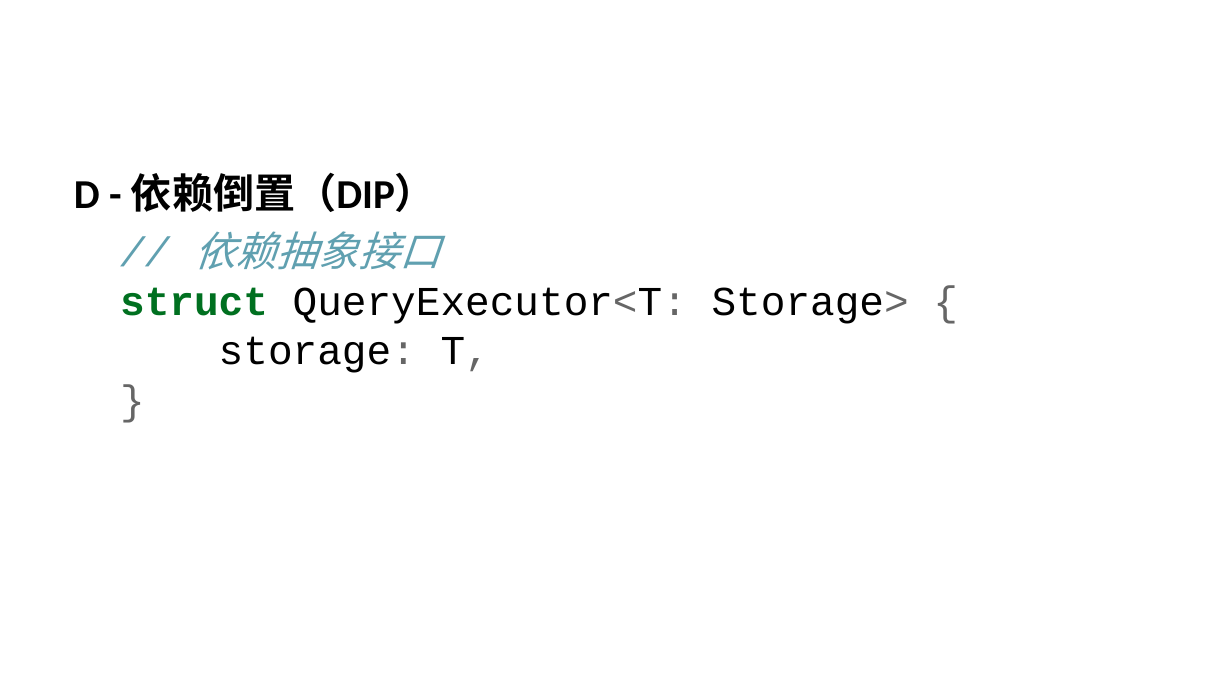
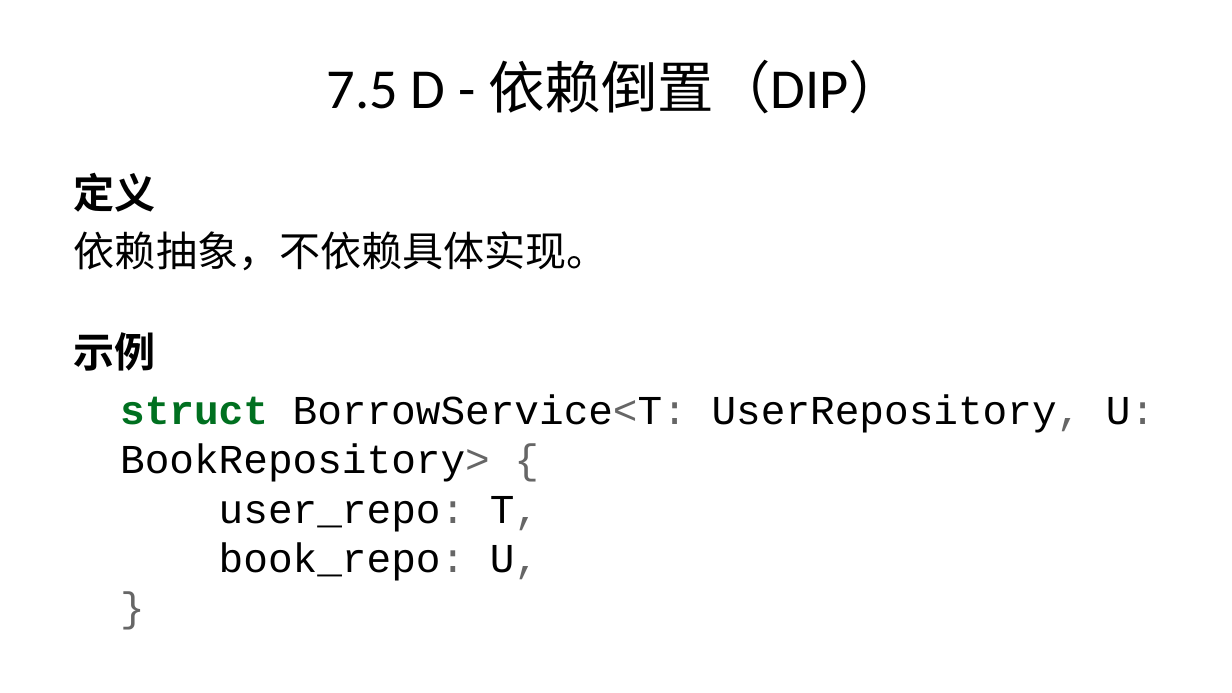
Before and after one commit to yinglichina8848/sqlrustgo-public, a slide deck: slide 47 of docs/教学计划/PPT/第3讲-面向对象分析设计与实现.pptx (slide 19 before the commit). Drawn at 1232x693 pixels with LibreOffice and Linux fonts; fonts in the diff are those of the drawing. Boxes give left, top, right and bottom in pixels: in the first picture for what was removed or moved away, otherwise in the second. Text is boxed around its words. In the diff, an @@ line names an element or a change of style, - is before the commit and + after.

```diff
--- a/docs/教学计划/PPT/第3讲-面向对象分析设计与实现.pptx
+++ b/docs/教学计划/PPT/第3讲-面向对象分析设计与实现.pptx
@@ title added at [327, 60, 905, 114], 33 pt, text #000000 @@
+7.5 D - 依赖倒置（DIP）
@@ text at [74, 172, 1155, 581]: text changed @@
-D - 依赖倒置（DIP）
-// 依赖抽象接口
-struct QueryExecutor<T: Storage> {
-storage: T,
-}
+定义
+依赖抽象，不依赖具体实现。
+示例
+struct BorrowService<T: UserRepository, U: BookRepository> {
+user_repo: T,
+book_repo: U,
+}
```
Also in this commit, not shown: 17 other slides changed, 34 slides added, 13 slides removed.
